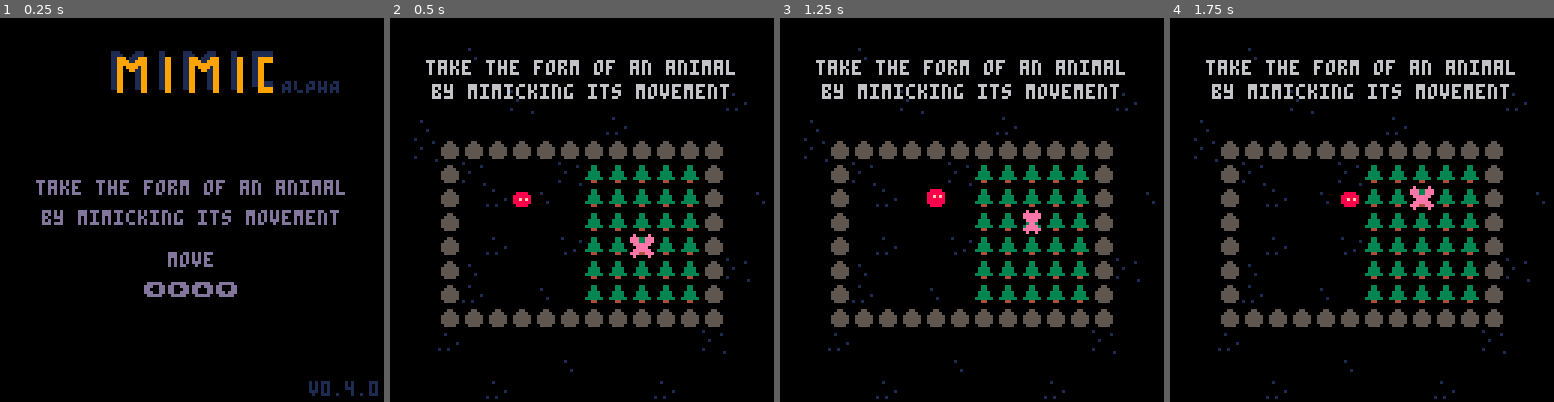
Above: before the commit, frames 1-4 (left to right).
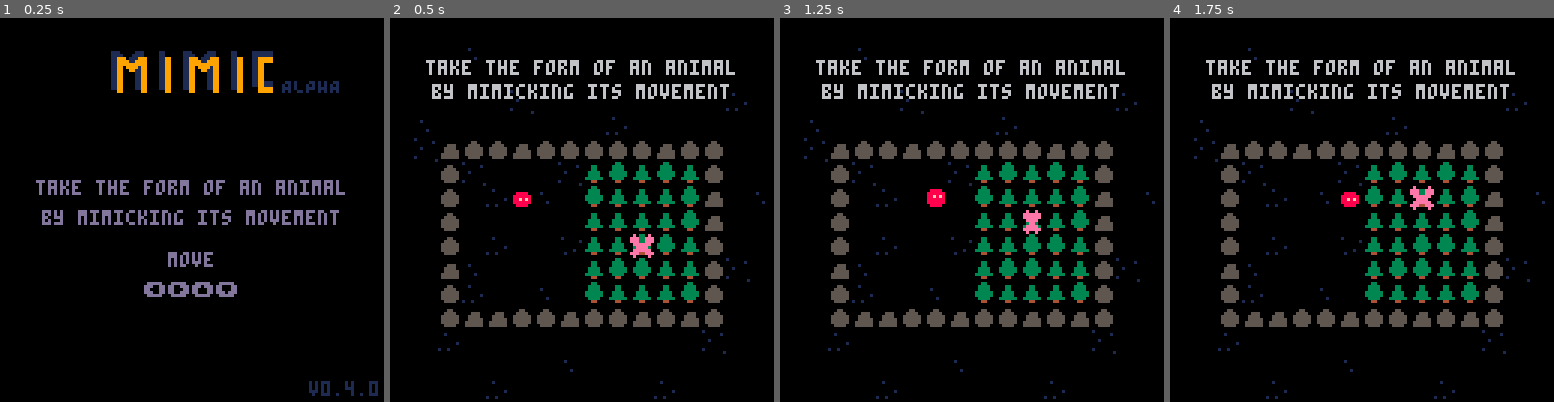
Above: after the commit, the same moments.

Repository: sourencho/mimic
Game: PICO-8 cartridge mimic.p8
The game is run twice, just before and just after one commit, with the same random seed, the same clock (stepped at 60 frames per second) and the same inputs.
Inputs:
- Up to frame 1 (0.25 s): no input
- Up to frame 2 (0.5 s): tap X (X key) at 0.33 s
- Up to frame 3 (1.25 s): tap O (Z key) at 0.7 s; tap X (X key) at 1.07 s
- Up to frame 4 (1.75 s): hold Right from 1.6 s (still down); tap O (Z key) at 1.7 s

Frame 1 is identical in both runs. In frame 2, 1.3% of the frame differs, in the area x 13-87%, y 32-81%; in frame 3, 1.3%; in frame 4, 1.3%.

Commit message:
Make tutorial level prettier

Diff:
--- a/mimic.p8
+++ b/mimic.p8
@@ -2196,21 +2196,21 @@
 06060624170606e6e5f6e50606f4e6f7000000000000000000000000000000000000000000000000000000000000000000000000000000000000000000000000
 060606e5e5e5f4f4e4f4e4e5e5f4e4e4000000000000000090000000000000001407141414141414141714141414141414000000000000000000000000000000
 06060606061606060606e506e5f4e6e5000000000000000000000000000000000000000000000000000000000000000000000000000000000000000000000000
-0606161524f4f5f4e4f4f4f4f4f5e5e5000000000000000000000000000000001427050505050505050505050505141414000000000000000000000000000000
+0606161524f4f5f4e4f4f4f4f4f5e5e5000000000000000000000000000000001427150505150505050505150505141414000000000000000000000000000000
 84878487849416160606f6e4e5f6e5f5000000000000000000000000000000000000000000000000000000000000000000000000000000000000000000000000
-e406061525e4e5f4f4f4f5f5e5f5f5e5000000000000000000000000000000001414052714141427161616161605141414000000000000000000000000000000
+e406061525e4e5f4f4f4f5f5e5f5f5e5000000000000000000000000000000001414052714141427160616061605141414000000000000000000000000000000
 060606060676c40606f7e5f417f4f7f4000000000000000000000000000000000000000000000000000000000000000000000000000000000000000000000000
-e406061524f4f4e5f4f4f4e4f5f5e4e4000000000000000000000000000000001414051417140714161616161605140714000000500000000000000000000007
+e406061524f4f4e5f4f4f4e4f5f5e4e4000000000000000000000000000000001414051417140714061616160615140714000000500000000000000000000007
 050506060606750616e6f407f4e6f4f6000000000000000000000000000000000000000000000000000000000000000000000000000000000000000000000000
-e40616151424e5f5e5e5f4f4f4f5f5e5000051720000000000000000000010001414051414141414161616161605141414000000000000000000000000000000
+e40616151424e5f5e5e5f4f4f4f5f5e5000051720000000000000000000010001414051414141414161616160615141414000000000000000000000000000000
 051525050606750616f6f5e5f6e6f4e5000000000000000000000000000000000000000000000000000000000000000000000000000000000000000000000000
-f4061616140724251414141424f5e4f5000000000000000000000000000000001414051417141424161616161605141414000000000000000000000000000000
+f4061616140724251414141424f5e4f5000000000000000000000000000000001414051417141424161606061605141414000000000000000000000000000000
 150505050506b70616f4f7f5f4f7f624000000000000000000000000000000000000000000000000000000000000000000000000000000000000000000000000
-0616061414171407241424141414f5f4000000000000000000000000000000001414050714141414161616161605271414000000000000000000510000000000
+0616061414171407241424141414f5f4000000000000000000000000000000001414150714141414160606161605271414000000000000000000510000000000
 051505251606751606f6e6e524e4e5e5000000000000005100009000000000000000000000000000000000000000000000000000000000000000000000000000
-0607141414140714141414141414e4e4000000000000000000000000000000001414051714140714161616161605141414000000000000000000000000000000
+0607141414140714141414141414e4e4000000000000000000000000000000001414051714140714061616160605141414000000000000000000000000000000
 151505167484d6f6e4f6f4e6e4f7f4f7000000000000000000000000000000000000000000000000000000000000000000000000000000000000000000000000
-0614071414071414241414141414f4e5000000000000000000000000000000001414050505050505050505050505141414000000000212420212422200000000
+0614071414071414241414141414f4e5000000000000000000000000000000001414051515050515050515051505141414000000000212420212422200000000
 0525050675e5f7e474878494f6748484000000000000000000000000000000000000000000000000000000000000000000000000000000000000000000000000
 0614141414141714141414140714f5e5000050000000000000000000000000001414171414141414141414141427141414000000000313430313432300000000
 05050506768784849616067684d60606000000000000000000000000000000000000000000000000000000000000000000000000000000000000000000000000
